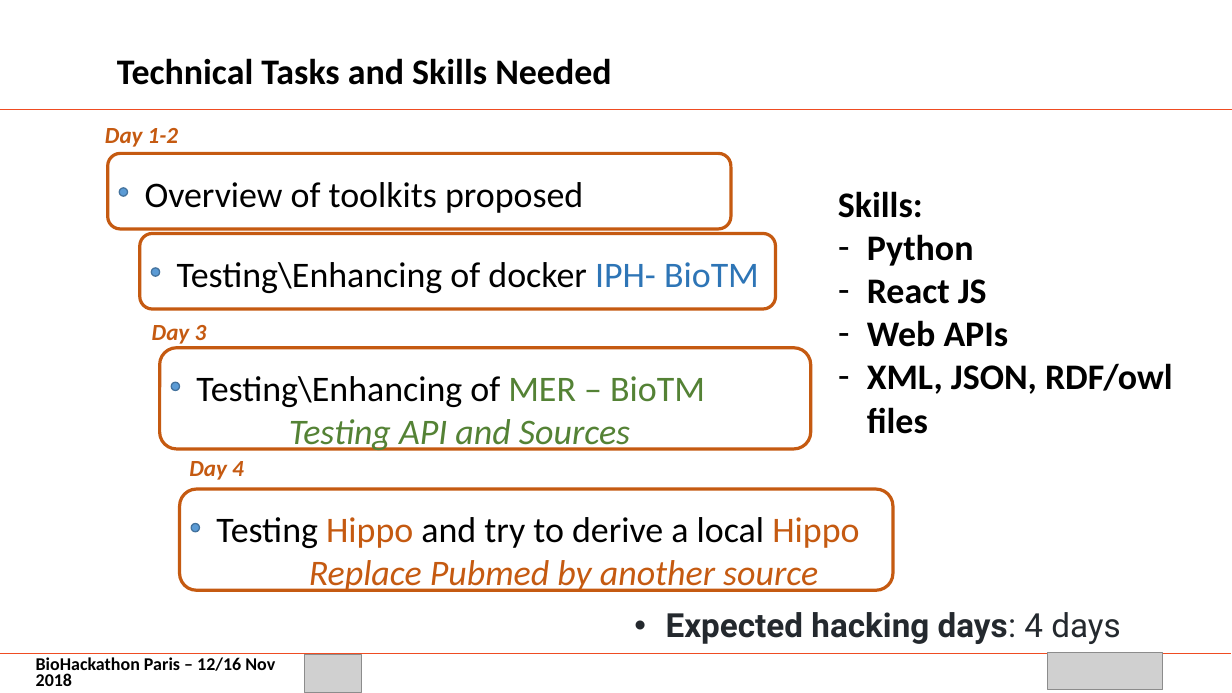
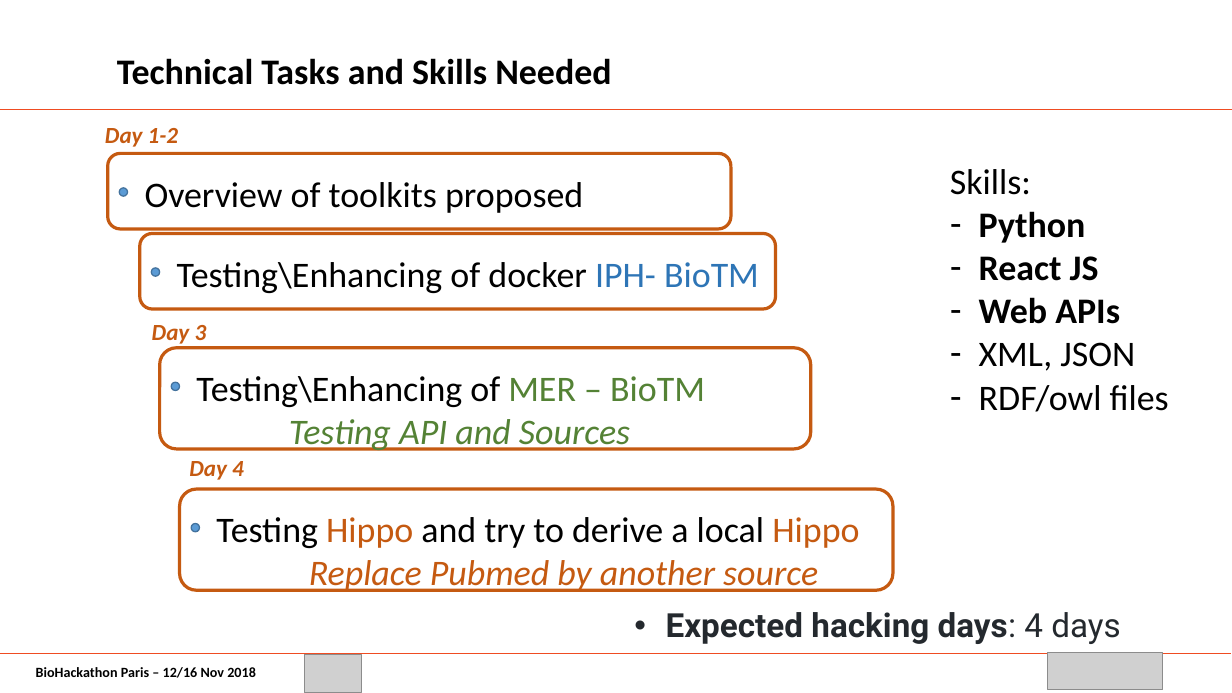
Before and after one commit to elixir-europe/BioHackathon, a slide deck: slide 8 of data/Improve Orphanet disease description knowledge by phenotypic automated recognition using scrapping toolkits/BH_Scrapping_David.pptx. Drawn at 1232x693 pixels with LibreOffice and Linux fonts; fonts in the diff are those of the drawing; grey boxes stand for pictures; background and template pictures are left out. Boxes give left, top, right and bottom in pixels: in the first picture for what was removed or moved away, otherwise in the second. Text is boxed around its words. In the diff, an @@ line names an element or a change of style, - is before the commit and + after.

```diff
--- a/data/Improve Orphanet disease description knowledge by phenotypic automated recognition using scrapping toolkits/BH_Scrapping_David.pptx
+++ b/data/Improve Orphanet disease description knowledge by phenotypic automated recognition using scrapping toolkits/BH_Scrapping_David.pptx
@@ text "Skills:": place and size @@
-text "Skills:" at (838,191,1173,434)
+text "Skills:" at (950,169,1169,412)
@@ text at (950,169,1031,195): bold off in "Skills:" @@
@@ text at (979,342,1169,412): text changed; bold off @@
-– XML, JSON, RDF/owl files
+– XML, JSON
+– RDF/owl files
@@ text "BioHackathon Paris – 12/16 Nov ..." at (36,667,256,678): size 14 to 11 pt @@
```
Also in this commit, not shown: 7 other slides changed.
